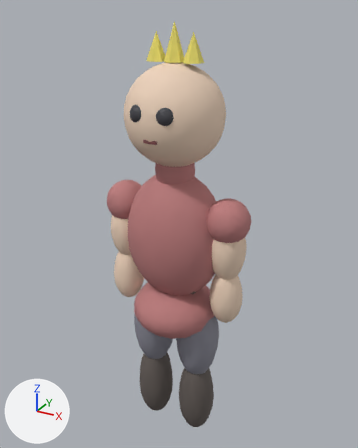
The glTF model assets/models/custom/enemy_base.glb: old version first, new version second.
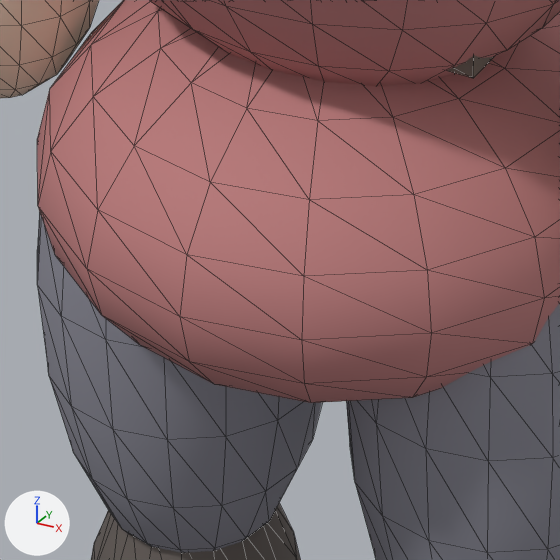
The first picture shows the older version from a 50 mm camera at (0.667, -1.189, 1.384) aimed at (-0.007, 0.036, 0.771). The close-ups show the older and then the newer version on the part from 36% to 57% of the width and 63% to 80% of the height of that picture. Only the edits that show in the close-ups are written down. The axes (+X, +Y, +Z) are drawn at lower left. The lights are the same throughout. The close-ups show mesh edges as thin lines. Where no turn or scale is listed for an object, it has been applied to the vertices. Vertices at exactly the same position are counted once.

Before the edit, the objects in view are built like this:
```python
me_sphere_007 = bpy.data.meshes.new('Sphere.007')
me_sphere_007.from_pydata(...)  # a UV sphere (16 segments, 10 rings, poles along z) spanning x -0.135..0.135, y -0.135..0.135, z -0.085..0.085
me_sphere_007.materials.append(mat_shirt)  # pink #bc7c7c
me_sphere_009 = bpy.data.meshes.new('Sphere.009')
me_sphere_009.from_pydata(...)  # 146 vertices, 288 faces; spans x -0.07..0.07, y -0.07..0.07, z -0.162..0.13
me_sphere_009.materials.append(mat_pants)  # grey #898995
me_sphere_012 = bpy.data.meshes.new('Sphere.012')
me_sphere_012.from_pydata(...)  # 146 vertices, 288 faces; spans x -0.05..0.05, y -0.05..0.05, z -0.085..0.106
me_sphere_012.materials.append(mat_skin)  # beige #edd3bc
ob_armlowerr = bpy.data.objects.new('ArmLowerR', me_sphere_012)
ob_armlowerr.location = (-0.17, -0.0089, 0.5752)
ob_legupperr = bpy.data.objects.new('LegUpperR', me_sphere_009)
ob_legupperr.location = (-0.08, 0.0, 0.42)
ob_pelvis = bpy.data.objects.new('Pelvis', me_sphere_007)
ob_pelvis.location = (0.0, 0.0, 0.5)
# also in view: 'LegLowerR' at (-0.08, 0.0, 0.176); 'LegUpperL' at (0.08, 0.0, 0.404); 'Torso' at (0.0, 0.0, 0.75)
```
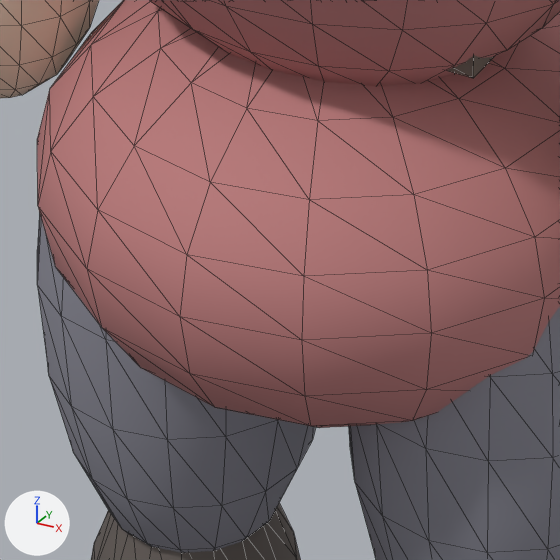
Location of each change, [x1, y1, x2, y2] in pixels of the close-ups (560 x 560 px; the box of a moved part takes in the faces that stretch with it):
'Pelvis', reshaped
    before: [37, 0, 560, 403]
    after: [37, 0, 560, 428]
part 1 of me_sphere_007, moved or reshaped
    before: [38, 207, 560, 403]
    after: [38, 207, 560, 428]

The change, as a diff of the scene's bpy script:
```diff
--- a/assets/models/custom/enemy_base.glb.py
+++ b/assets/models/custom/enemy_base.glb.py
@@ me_sphere_007 @@
 # used by ob_pelvis; location = (0.0, 0.0, 0.5)
-me_sphere_007.from_pydata(...)  # 146 vertices, 288 faces; spans x -0.135..0.135, y -0.135..0.135, z -0.085..0.085
+me_sphere_007.from_pydata(...)  # 146 vertices, 288 faces; spans x -0.135..0.135, y -0.135..0.135, z -0.105..0.085
+# me_sphere_007 part 1: all 65 vertices in x -0.128..0.128, y -0.128..0.128, z -0.085..-0.026 are scaled about the mesh origin by (1, 1, 1.24)
 me_sphere_007.materials.append(mat_shirt)
```
